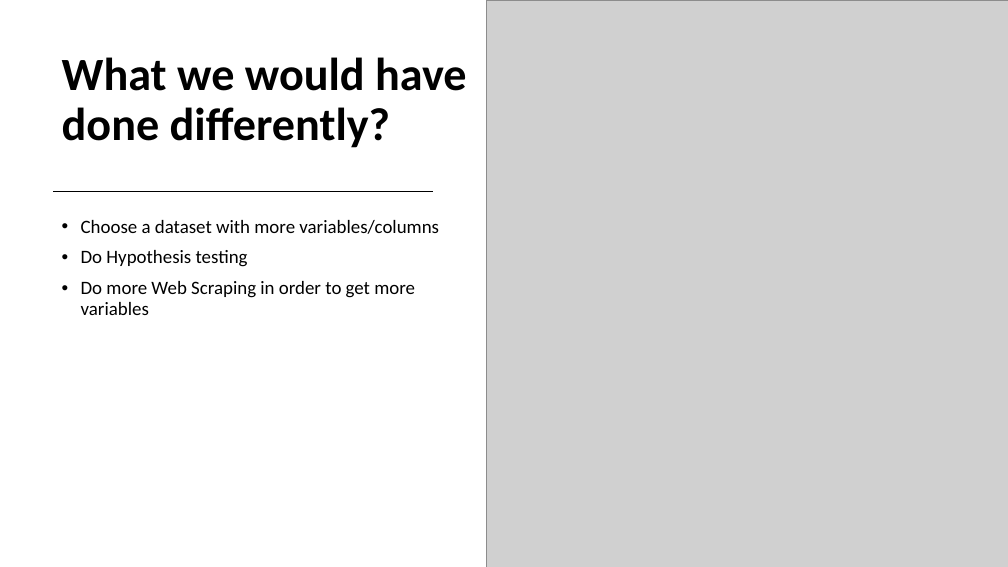
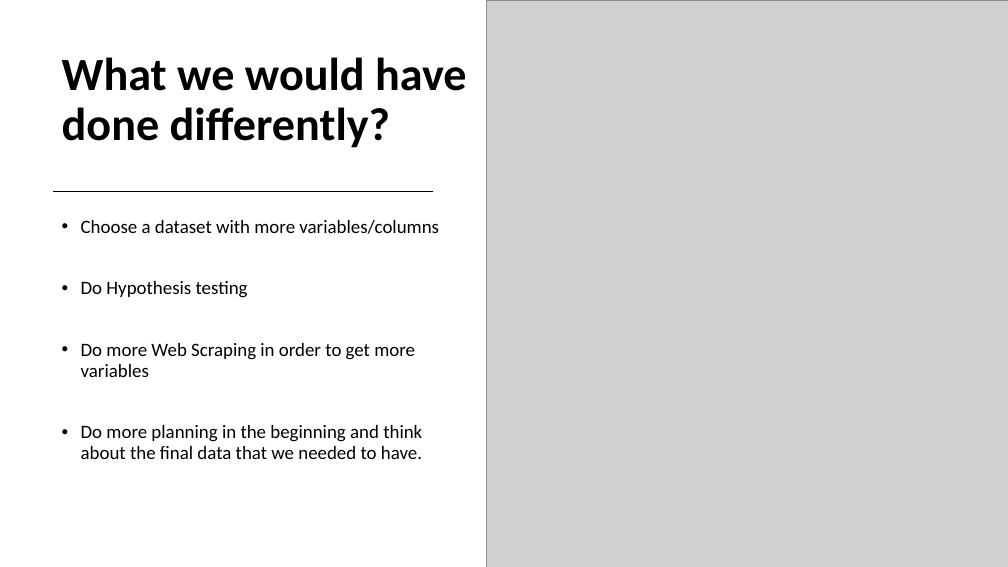
Before and after one commit to tmcdonald92/Bike-Traffic-In-Paris, a slide deck: slide 15 of Statistical Analysis of the Bike Traffic in Paris/Bike Traffic in Paris.pptx. Drawn at 1008x567 pixels with LibreOffice and Linux fonts; fonts in the diff are those of the drawing; grey boxes stand for pictures. Boxes give left, top, right and bottom in pixels: in the first picture for what was removed or moved away, otherwise in the second. Text is boxed around its words. In the diff, an @@ line names an element or a change of style, - is before the commit and + after.

Commit message:
Presentation

```diff
--- a/Statistical Analysis of the Bike Traffic in Paris/Bike Traffic in Paris.pptx
+++ b/Statistical Analysis of the Bike Traffic in Paris/Bike Traffic in Paris.pptx
@@ text at (81,425,422,459): paragraph added @@
+• Do more planning in the beginning and think about the final data that we needed to have.
```
Also in this commit, not shown: 1 other slide changed, 1 other file.
